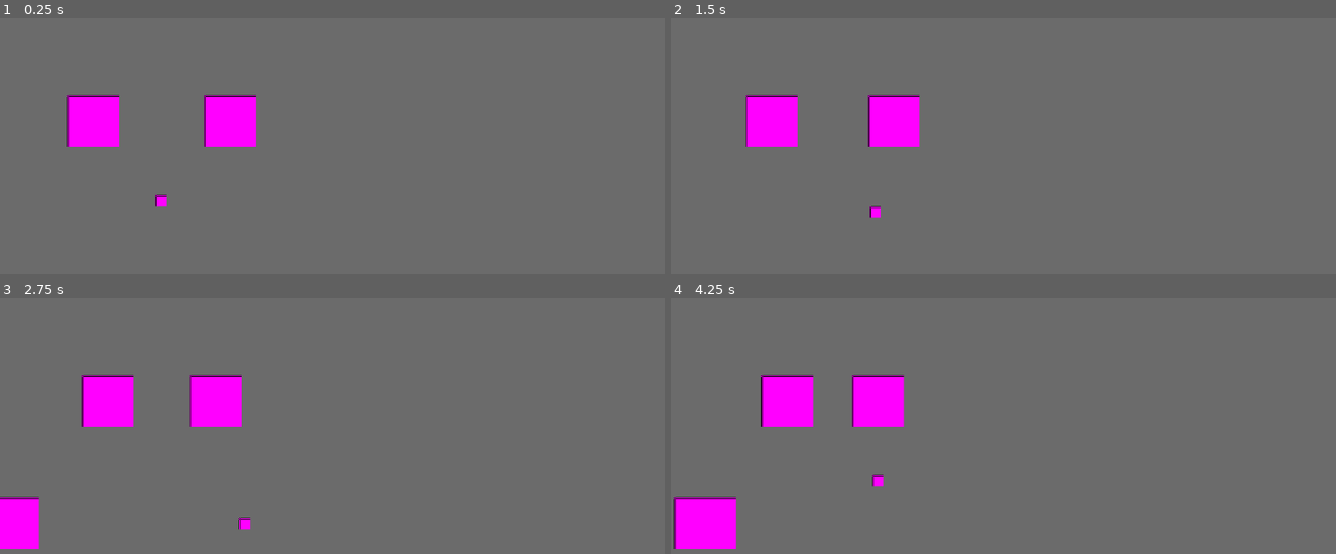
Above: before the commit, frames 1-4 (two rows, left to right).
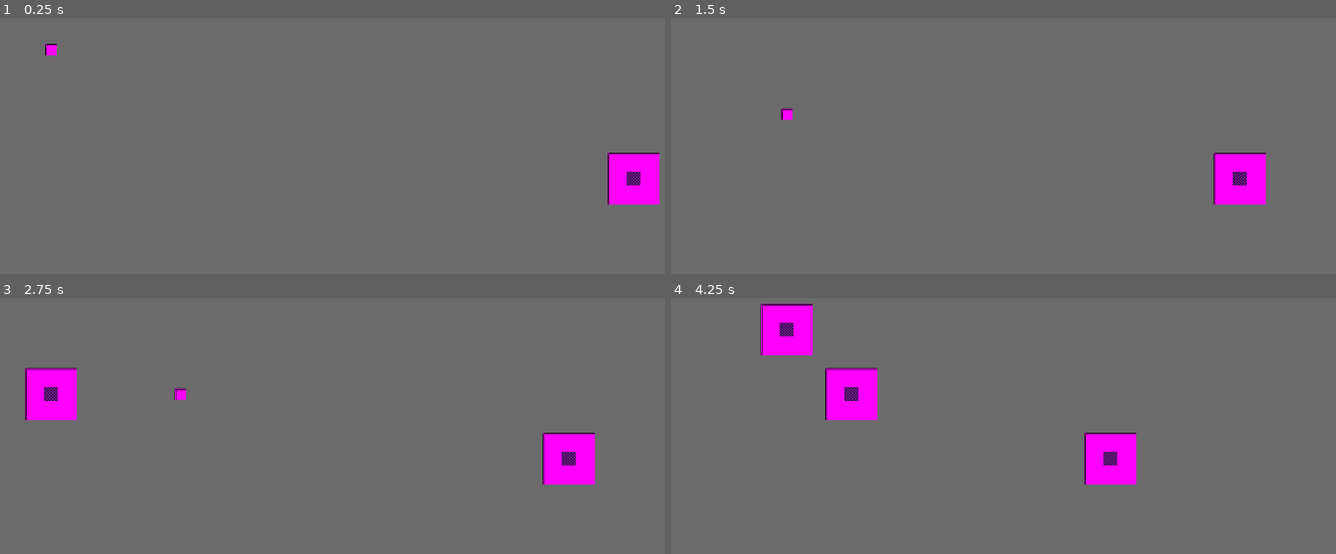
Above: after the commit, the same moments.

Repository: Jusbusy/game-off-2025
Game: Godot game, scene res://Scenes/game.tscn
The game is run twice, just before and just after one commit, with the same random seed, the same clock (stepped at 60 frames per second) and the same inputs.
Inputs:
- Up to frame 1 (0.25 s): no input
- Up to frame 2 (1.5 s): tap Enter (end_turn, bound only after the commit) at 0.5 s; hold D (move_right) 0.53-1.28 s; tap 2 (order_attack_paper) at 0.6 s; tap 1 (order_attack_rock) at 0.8, 1.35 s; hold S (move_down) from 1.28 s (still down)
- Up to frame 3 (2.75 s): tap 3 (order_attack_scissors) at 1.55, 2.1 s; release S (move_down) at 2.03 s; hold D (move_right) from 2.03 s (still down); tap Space (order_summon) at 2.3 s
- Up to frame 4 (4.25 s): release D (move_right) at 2.78 s; hold W (move_up) 2.78-3.53 s; tap Space (order_summon) at 2.85 s; tap Enter (end_turn, bound only after the commit) at 3.05, 3.6 s; hold A (move_left) from 3.53 s (still down); tap 2 (order_attack_paper) at 3.8 s

The runs differ from the first frame. In frame 1, 4.9% of the frame differs, in the area x 6-100%, y 10-74%; in frame 2, 4.8%; in frame 3, 7.7%; in frame 4, 8.8%, in the area x 0-71%, y 2-99%.

Commit message:
Added turn-based mechanics

Diff:
--- a/Scenes/game.tscn
+++ b/Scenes/game.tscn
@@ -1,20 +1,8 @@
-[gd_scene load_steps=3 format=3 uid="uid://bl34fs123yp3"]
+[gd_scene load_steps=2 format=3 uid="uid://bl34fs123yp3"]
 
-[ext_resource type="PackedScene" uid="uid://270pg2n2u7ud" path="res://unit.tscn" id="1_ebmjs"]
 [ext_resource type="PackedScene" uid="uid://d0gtwpl0brl74" path="res://player.tscn" id="2_qxrlw"]
 
 [node name="Game" type="Node2D"]
-
-[node name="Unit" parent="." instance=ExtResource("1_ebmjs")]
-position = Vector2(159, 212)
-motion_mode = 1
-speed = 10.0
-
-[node name="Unit2" parent="." instance=ExtResource("1_ebmjs")]
-position = Vector2(400, 212)
-motion_mode = 1
-is_enemy = true
-speed = 10.0
 
 [node name="Player" parent="." instance=ExtResource("2_qxrlw")]
 position = Vector2(278, 350)
--- a/globals.gd
+++ b/globals.gd
@@ -1,5 +1,29 @@
 extends Node
 
-var lane_spacing = 112
-var top_lane_pos = 88
-var lane_count = 5
+const unit = preload("res://unit.tscn")
+
+#const lane_spacing = 112
+#const top_lane_pos = 88
+#const lane_count = 5
+
+const grid_spacing = 112
+const grid_origin = Vector2i(88, 88)
+const grid_size = Vector2i(10, 5)
+
+var grid = []
+func _ready():
+	for i in range(grid_size.x):
+		grid.append([])
+		grid[i].resize(grid_size.y)
+
+	var unit_instance = unit.instantiate()
+	get_tree().root.add_child.call_deferred(unit_instance)
+	unit_instance.is_enemy = true
+	unit_instance.init_position(Vector2i(9, 2))
+
+func process_turn():
+	var grid_copy = grid.duplicate(true)
+	for col in grid_copy:
+		for elem in col:
+			if elem:
+				elem._process_turn()
--- /dev/null
+++ b/grid_element.gd
@@ -0,0 +1,27 @@
+class_name GridElement extends Node2D
+
+var grid_pos
+
+func _process_turn():
+	pass
+
+func init_position(pos : Vector2i):
+	Global.grid[pos.x][pos.y] = self
+	position = Global.grid_origin + Global.grid_spacing * pos
+	grid_pos = pos
+
+func move(target_pos : Vector2i):
+	if target_pos.x < 0 || target_pos.y < 0 || target_pos.x >= Global.grid_size.x || target_pos.y >= Global.grid_size.y:
+		print("OOB Move Occurred")
+		return
+
+	Global.grid[grid_pos.x][grid_pos.y] = null
+	Global.grid[target_pos.x][target_pos.y] = self
+	position = Global.grid_origin + Global.grid_spacing * target_pos
+	grid_pos = target_pos
+
+func get_local(local_pos : Vector2i):
+	var target_pos = grid_pos + local_pos
+	if target_pos.x < 0 || target_pos.y < 0 || target_pos.x >= Global.grid_size.x || target_pos.y >= Global.grid_size.y:
+		return null
+	return Global.grid[target_pos.x][target_pos.y]
--- a/player.gd
+++ b/player.gd
@@ -1,44 +1,43 @@
-extends CharacterBody2D
+extends GridElement
 
-@export var speed = 1.2
-@export var unit : PackedScene
-
-var interact_unit = null
+func _ready():
+	init_position(Vector2i(0, 0))
 
 func _process(_delta):
+	if Input.is_action_just_pressed("end_turn"):
+		Global.process_turn()
+
+	if Input.is_action_just_pressed("move_left"):
+		move(grid_pos + Vector2i(-1, 0))
+	if Input.is_action_just_pressed("move_right"):
+		move(grid_pos + Vector2i(1, 0))
+	if Input.is_action_just_pressed("move_up"):
+		move(grid_pos + Vector2i(0, -1))
+	if Input.is_action_just_pressed("move_down"):
+		move(grid_pos + Vector2i(0, 1))
+
 	if Input.is_action_just_pressed("order_summon"):
-		var curr_lane_pos = snappedf(position.y - Global.top_lane_pos, Global.lane_spacing) + Global.top_lane_pos
-		var unit_instance = unit.instantiate()
+		var unit_instance = Global.unit.instantiate()
 		get_tree().root.add_child(unit_instance)
 		unit_instance.is_enemy = false
-		unit_instance.target_lane_pos = curr_lane_pos
-		unit_instance.position = Vector2(10, curr_lane_pos)
+		unit_instance.init_position(Vector2i(0, grid_pos.y))
 
-	if Input.is_action_just_pressed("order_attack_rock") && interact_unit:
-		interact_unit.attack_form = Unit.AttackForm.ROCK
-	if Input.is_action_just_pressed("order_attack_paper") && interact_unit:
-		interact_unit.attack_form = Unit.AttackForm.PAPER
-	if Input.is_action_just_pressed("order_attack_scissors") && interact_unit:
-		interact_unit.attack_form = Unit.AttackForm.SCISSORS
+	if Input.is_action_just_pressed("order_attack_rock"):
+		call_on_interactable(func(i_unit) : i_unit.attack_form = Unit.AttackForm.ROCK)
+	if Input.is_action_just_pressed("order_attack_paper"):
+		call_on_interactable(func(i_unit) : i_unit.attack_form = Unit.AttackForm.PAPER)
+	if Input.is_action_just_pressed("order_attack_scissors"):
+		call_on_interactable(func(i_unit) : i_unit.attack_form = Unit.AttackForm.SCISSORS)
 
-	if Input.is_action_just_pressed("order_lane_up") && interact_unit:
-		interact_unit.state = Unit.State.LANE_UP
-	if Input.is_action_just_pressed("order_lane_down") && interact_unit:
-		interact_unit.state = Unit.State.LANE_DOWN
+	if Input.is_action_just_pressed("order_lane_up"):
+		call_on_interactable(func(i_unit) : i_unit.state = Unit.State.LANE_UP)
+	if Input.is_action_just_pressed("order_lane_down"):
+		call_on_interactable(func(i_unit) : i_unit.state = Unit.State.LANE_DOWN)
 
-func _physics_process(_delta):
-	var input_dir = Input.get_vector("move_left", "move_right", "move_up", "move_down")
-	velocity = input_dir * speed
-	move_and_slide()
-
-
-func _on_interact_area_entered(area: Area2D) -> void:
-	var unit = area.get_owner()
-	if !unit.is_enemy:
-		interact_unit = unit
-
-
-func _on_interact_area_exited(area: Area2D) -> void:
-	var unit = area.get_owner()
-	if interact_unit == unit:
-		interact_unit = null
+func call_on_interactable(_func):
+	var pos = Vector2i(0, 1)
+	for i in range(4):
+		var elem = get_local(pos)
+		if elem && !elem.is_enemy:
+			_func.call(elem)
+		pos = Vector2i(-pos.y, pos.x) # rotate pos 90deg CW
--- a/player.tscn
+++ b/player.tscn
@@ -1,32 +1,12 @@
-[gd_scene load_steps=6 format=3 uid="uid://d0gtwpl0brl74"]
+[gd_scene load_steps=3 format=3 uid="uid://d0gtwpl0brl74"]
 
 [ext_resource type="Script" uid="uid://djgx0xcwq1812" path="res://player.gd" id="1_4flbx"]
-[ext_resource type="PackedScene" uid="uid://270pg2n2u7ud" path="res://unit.tscn" id="2_onrkg"]
-
-[sub_resource type="CircleShape2D" id="CircleShape2D_sh265"]
 
 [sub_resource type="PlaceholderTexture2D" id="PlaceholderTexture2D_sh265"]
 size = Vector2(20, 20)
 
-[sub_resource type="CircleShape2D" id="CircleShape2D_4flbx"]
-radius = 20.0
-
-[node name="Player" type="CharacterBody2D"]
-motion_mode = 1
+[node name="Player" type="Node2D"]
 script = ExtResource("1_4flbx")
-speed = 100.0
-unit = ExtResource("2_onrkg")
-
-[node name="CollisionShape2D" type="CollisionShape2D" parent="."]
-shape = SubResource("CircleShape2D_sh265")
 
 [node name="Sprite2D" type="Sprite2D" parent="."]
 texture = SubResource("PlaceholderTexture2D_sh265")
-
-[node name="InteractArea" type="Area2D" parent="."]
-
-[node name="CollisionShape2D" type="CollisionShape2D" parent="InteractArea"]
-shape = SubResource("CircleShape2D_4flbx")
-
-[connection signal="area_entered" from="InteractArea" to="." method="_on_interact_area_entered"]
-[connection signal="area_exited" from="InteractArea" to="." method="_on_interact_area_exited"]
--- a/project.godot
+++ b/project.godot
@@ -75,3 +75,8 @@
 "events": [Object(InputEventKey,"resource_local_to_scene":false,"resource_name":"","device":-1,"window_id":0,"alt_press …(191 unchanged characters)…
 ]
 }
+end_turn={
+"deadzone": 0.2,
+"events": [Object(InputEventKey,"resource_local_to_scene":false,"resource_name":"","device":-1,"window_id":0,"alt_pressed":false,"shift_pressed":false,"ctrl_pressed":false,"meta_pressed":false,"pressed":false,"keycode":0,"physical_keycode":4194309,"key_label":0,"unicode":0,"location":0,"echo":false,"script":null)
+]
+}
--- a/unit.gd
+++ b/unit.gd
@@ -1,73 +1,115 @@
-class_name Unit extends CharacterBody2D
+class_name Unit extends GridElement
 
-@export var is_enemy = false
-@export var speed = 1.0
-@export var max_health = 1.0
+var is_enemy = false
+var max_health = 1.0
 
 enum AttackForm { ROCK, PAPER, SCISSORS }
-var attack_form = AttackForm.ROCK
+var attack_form: AttackForm:
+	get:
+		return attack_form
+	set(value):
+		attack_form = value
+		match(value):
+			AttackForm.ROCK:
+				get_node("AttackIcon").texture = rock_icon
+			AttackForm.PAPER:
+				get_node("AttackIcon").texture = paper_icon
+			AttackForm.SCISSORS:
+				get_node("AttackIcon").texture = scissors_icon
 
-enum State {ADVANCE, LANE_UP, LANE_DOWN, MOVE_LANE}
+
+
+enum State {ADVANCE, LANE_UP, LANE_DOWN}
 var state = State.ADVANCE
 
-var mov_dir = Vector2.ZERO
-var mov_speed = 0
-var target_lane_pos = 30.0 * 5
+const rock_icon = preload("res://Attack Sprites/RockAttackIcon.png")
+const paper_icon = preload("res://Attack Sprites/PaperAttackIcon.png")
+const scissors_icon = preload("res://Attack Sprites/ScissorsAttackIcon.png")
+
+#var mov_speed = 0
+#var target_lane_pos = 30.0 * 5
 
 
-func _ready():
-	#target_lane_pos = position.y
-	pass
+#func _ready():
+	##target_lane_pos = position.y
+	#pass
 
-func _process(_delta):
-	match(state):
-		State.ADVANCE:
-			mov_dir = Vector2(1, 0) * (-1 if is_enemy else 1)
-			mov_speed = speed
-		State.LANE_UP:
-			if target_lane_pos < position.y:
-				state = State.MOVE_LANE
+func _process_turn():
+	if state == State.ADVANCE:
+		var mov_dir = Vector2i(-1 if is_enemy else 1, 0)
+		var elem = get_local(mov_dir)
+
+		if !elem:
+			move(grid_pos + mov_dir)
+			return
+		if is_enemy != elem.is_enemy:
+			var enemy_attack_form = elem.attack_form
+			if attack_form == enemy_attack_form:
 				return
-			if target_lane_pos <= Global.top_lane_pos:
-				state = State.ADVANCE
-				return
-			target_lane_pos -= Global.lane_spacing
-			state = State.MOVE_LANE
-		State.LANE_DOWN:
-			if target_lane_pos > position.y:
-				state = State.MOVE_LANE
-				return
-			if target_lane_pos >= Global.top_lane_pos + Global.lane_spacing * (Global.lane_count - 1):
-				state = State.ADVANCE
-				return
-			target_lane_pos += Global.lane_spacing
-			state = State.MOVE_LANE
-		State.MOVE_LANE:
-			if abs(position.y - target_lane_pos) <= mov_speed * _delta:
-				position.y = target_lane_pos
-				state = State.ADVANCE
-				return
-			mov_dir = Vector2(0, target_lane_pos - position.y).normalized()
-			mov_speed = speed
-
-
-func _physics_process(_delta):
-	velocity = mov_dir * mov_speed
-	move_and_slide()
-
-func _on_collision_area_entered(area: Area2D) -> void:
-	var collided_unit = area.get_owner()
-	if !(collided_unit is Unit):
-		return
-
-	if is_enemy != collided_unit.is_enemy:
-
-		var enemy_attack_form = collided_unit.attack_form
-
-		if attack_form == enemy_attack_form:
+			if attack_form == AttackForm.ROCK && enemy_attack_form == AttackForm.SCISSORS || \
+			   attack_form == AttackForm.PAPER && enemy_attack_form == AttackForm.ROCK || \
+			   attack_form == AttackForm.SCISSORS && enemy_attack_form == AttackForm.PAPER:
+				elem.queue_free()
+			else:
+				self.queue_free()
 			return
 
-		if attack_form == AttackForm.ROCK && enemy_attack_form == AttackForm.SCISSORS || \
-		   attack_form == AttackForm.PAPER && enemy_attack_form == AttackForm.ROCK || \
-		   attack_form == AttackForm.SCISSORS && enemy_attack_form == AttackForm.PAPER:
-			collided_unit.queue_free()
+	elif state == State.LANE_UP:
+		move(grid_pos + Vector2i(0, -1))
+		state = State.ADVANCE
+	elif state == State.LANE_DOWN:
+		move(grid_pos + Vector2i(0, 1))
+		state = State.ADVANCE
+
+#func _process(_delta):
+	#match(state):
+		#State.ADVANCE:
+			#mov_dir = Vector2(1, 0) * (-1 if is_enemy else 1)
+			#mov_speed = speed
+		#State.LANE_UP:
+			#if target_lane_pos < position.y:
+				#state = State.MOVE_LANE
+				#return
+			#if target_lane_pos <= Global.top_lane_pos:
+				#state = State.ADVANCE
+				#return
+			#target_lane_pos -= Global.lane_spacing
+			#state = State.MOVE_LANE
+		#State.LANE_DOWN:
+			#if target_lane_pos > position.y:
+				#state = State.MOVE_LANE
+				#return
+			#if target_lane_pos >= Global.top_lane_pos + Global.lane_spacing * (Global.lane_count - 1):
+				#state = State.ADVANCE
+				#return
+			#target_lane_pos += Global.lane_spacing
+			#state = State.MOVE_LANE
+		#State.MOVE_LANE:
+			#if abs(position.y - target_lane_pos) <= mov_speed * _delta:
+				#position.y = target_lane_pos
+				#state = State.ADVANCE
+				#return
+			#mov_dir = Vector2(0, target_lane_pos - position.y).normalized()
+			#mov_speed = speed
+			#
+#
+#func _physics_process(_delta):
+	#velocity = mov_dir * mov_speed
+	#move_and_slide()
+#
+#func _on_collision_area_entered(area: Area2D) -> void:
+	#var collided_unit = area.get_owner()
+	#if !(collided_unit is Unit):
+		#return
+	#
+	#if is_enemy != collided_unit.is_enemy:
+#
+		#var enemy_attack_form = collided_unit.attack_form
+		#
+		#if attack_form == enemy_attack_form:
+			#return
+		#
+		#if attack_form == AttackForm.ROCK && enemy_attack_form == AttackForm.SCISSORS || \
+		   #attack_form == AttackForm.PAPER && enemy_attack_form == AttackForm.ROCK || \
+		   #attack_form == AttackForm.SCISSORS && enemy_attack_form == AttackForm.PAPER:
+			#collided_unit.queue_free()
--- a/unit.tscn
+++ b/unit.tscn
@@ -1,29 +1,17 @@
-[gd_scene load_steps=5 format=3 uid="uid://270pg2n2u7ud"]
+[gd_scene load_steps=4 format=3 uid="uid://270pg2n2u7ud"]
 
 [ext_resource type="Script" uid="uid://da1eoycqb3jxt" path="res://unit.gd" id="1_btf8p"]
+[ext_resource type="Texture2D" uid="uid://f16gwyyvytur" path="res://Attack Sprites/RockAttackIcon.png" id="2_ctwoc"]
 
 [sub_resource type="PlaceholderTexture2D" id="PlaceholderTexture2D_btf8p"]
 size = Vector2(90, 90)
 
-[sub_resource type="RectangleShape2D" id="RectangleShape2D_ctwoc"]
-size = Vector2(50, 50)
+[node name="Unit" type="Node2D"]
+script = ExtResource("1_btf8p")
 
-[sub_resource type="RectangleShape2D" id="RectangleShape2D_btf8p"]
-
-[node name="Unit" type="CharacterBody2D"]
-script = ExtResource("1_btf8p")
-speed = 30.0
-
-[node name="ColorRect" type="Sprite2D" parent="."]
+[node name="MainSprite" type="Sprite2D" parent="."]
 texture = SubResource("PlaceholderTexture2D_btf8p")
 
-[node name="Collision" type="Area2D" parent="."]
-
-[node name="CollisionShape2D" type="CollisionShape2D" parent="Collision"]
-shape = SubResource("RectangleShape2D_ctwoc")
-
-[node name="DummyCollisionShape" type="CollisionShape2D" parent="."]
-shape = SubResource("RectangleShape2D_btf8p")
-disabled = true
-
-[connection signal="area_entered" from="Collision" to="." method="_on_collision_area_entered"]
+[node name="AttackIcon" type="Sprite2D" parent="."]
+texture_filter = 1
+texture = ExtResource("2_ctwoc")
Binary file added: Attack Sprites/PaperAttackIcon.png
Not shown, added: Attack Sprites/PaperAttackIcon.png.import
Binary file added: Attack Sprites/RockAttackIcon.png
Not shown, added: Attack Sprites/RockAttackIcon.png.import
Binary file added: Attack Sprites/ScissorsAttackIcon.png
Not shown, added: Attack Sprites/ScissorsAttackIcon.png.import
Not shown, added: grid_element.gd.uid
